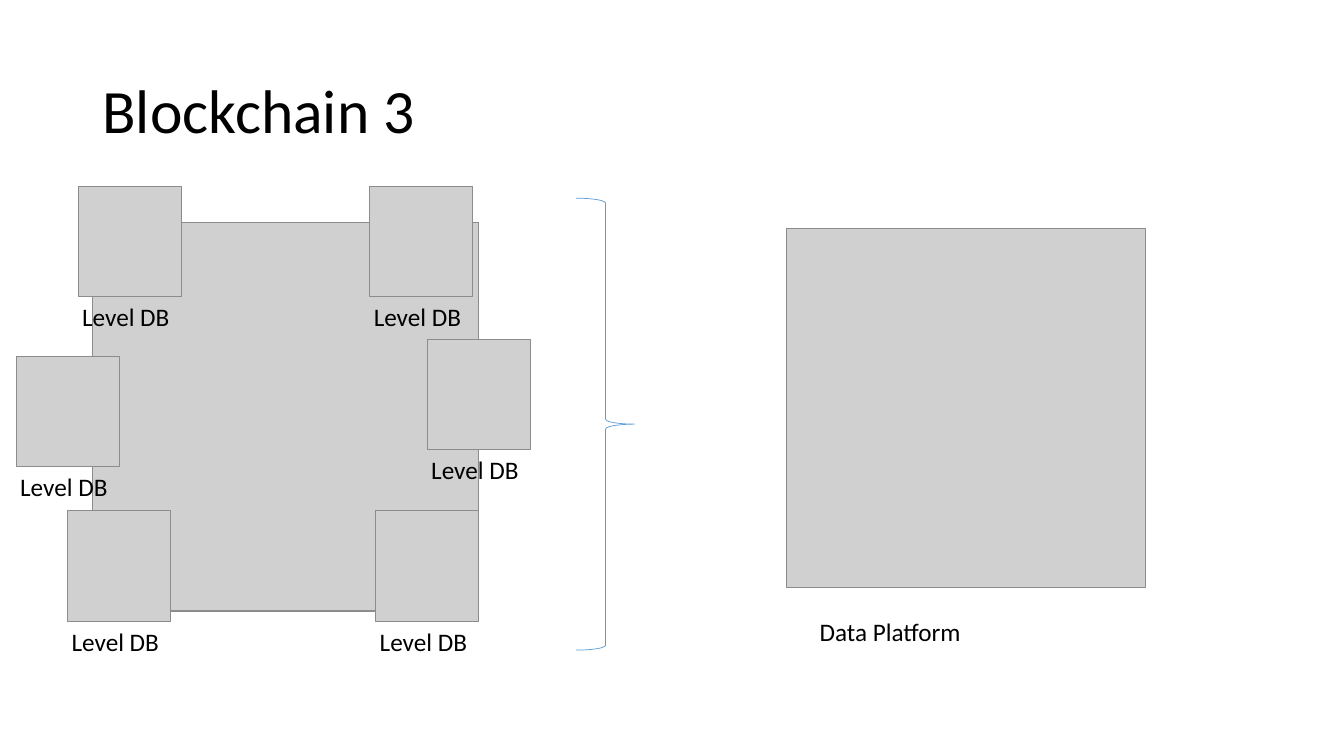
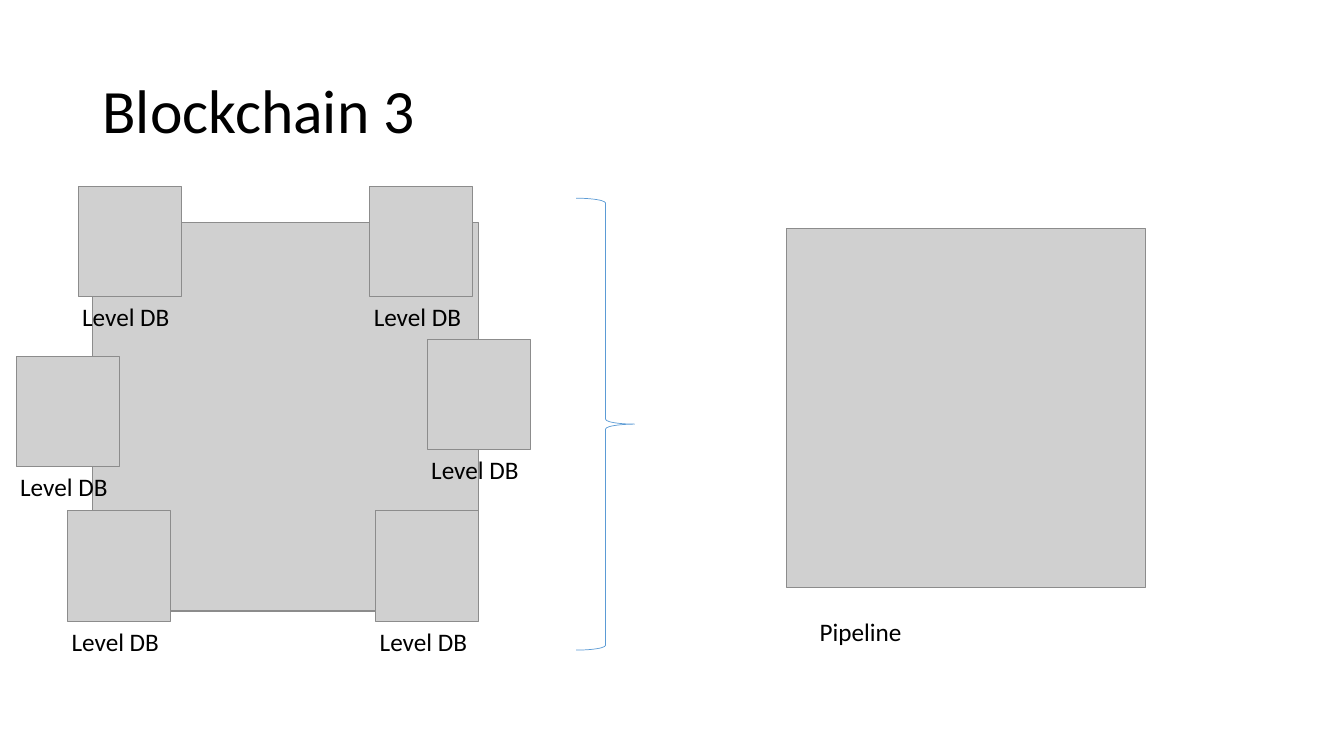
Before and after one commit to igorbarinov/blockchainnow, a slide deck: slide 4 of presentation/blockchain_now.pptx (slide 5 before the commit). Drawn at 1344x756 pixels with LibreOffice and Linux fonts; fonts in the diff are those of the drawing; grey boxes stand for pictures. Boxes give left, top, right and bottom in pixels: in the first picture for what was removed or moved away, otherwise in the second. Text is boxed around its words. In the diff, an @@ line names an element or a change of style, - is before the commit and + after.

```diff
--- a/presentation/blockchain_now.pptx
+++ b/presentation/blockchain_now.pptx
@@ text at (820, 623, 902, 645): text changed @@
-Data Platform
+Pipeline
```
Also in this commit, not shown: 4 other slides changed, 1 slide removed, 47 other files.
